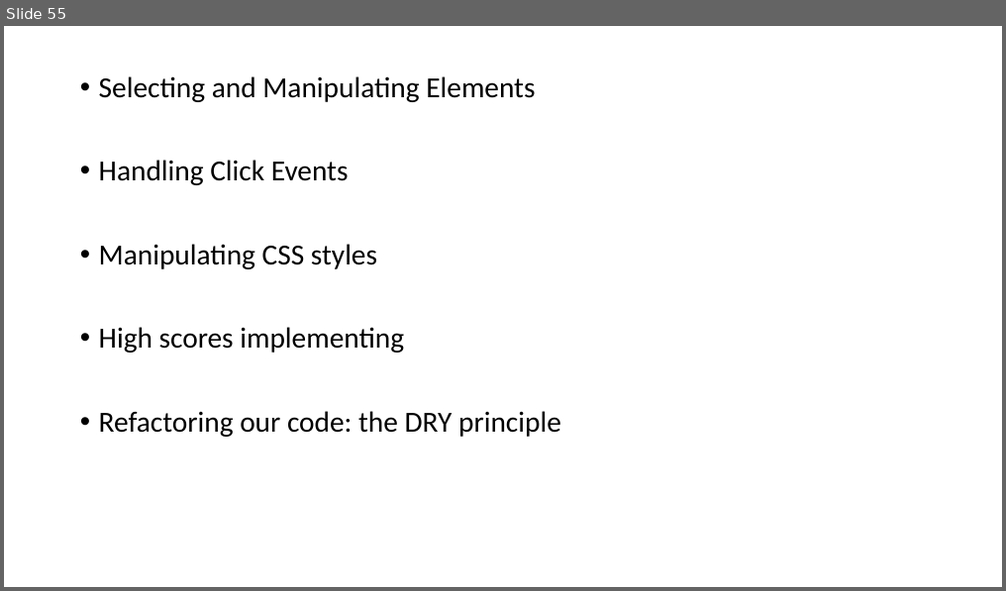
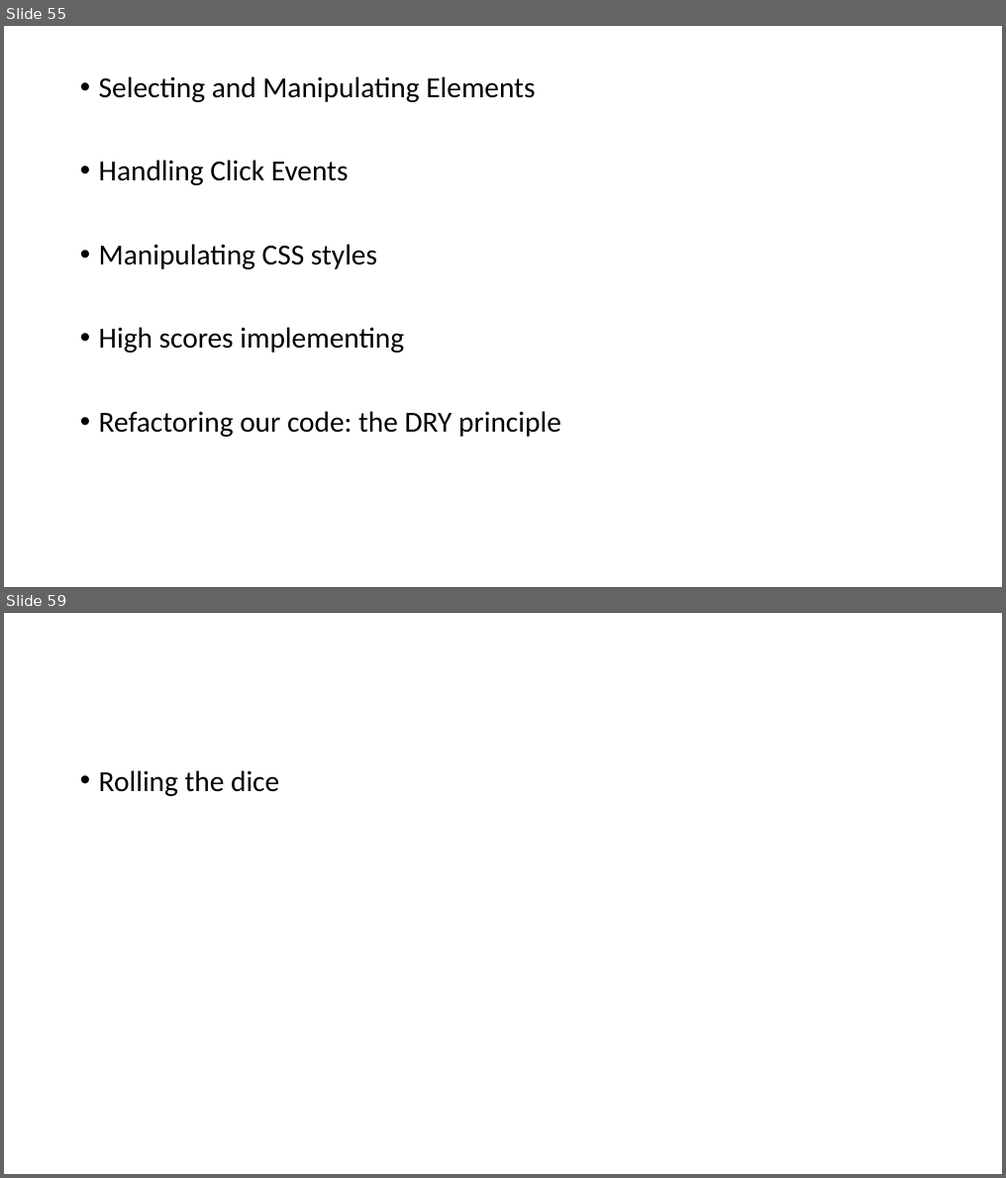
Before and after one commit to PiyushChaturvedii/Batch05, a slide deck: JavaScript.pptx. Shown one above the other, each under a label of ours: slide 55 before the commit, slides 55 and 59 after it; the slides between them are not shown. The pictures are 1006x591 and 1006x1178 pixels, drawn with LibreOffice and Linux fonts; fonts in the diff are those of the drawing. Boxes give left, top, right and bottom in pixels: in the first picture for what was removed or moved away, otherwise in the second. Text is boxed around its words. In the diff, an @@ line names an element or a change of style, - is before the commit and + after.

```diff
--- a/JavaScript.pptx
+++ b/JavaScript.pptx
@@ slide 59 added at (4, 613, 1002, 1174), background #FFFFFF @@
@@ text added at (99, 770, 279, 796), 28 pt, text #000000 @@
+• Rolling the dice
```
Also in this commit, not shown: 3 other slides added, 1 slide removed, 14 other files.
